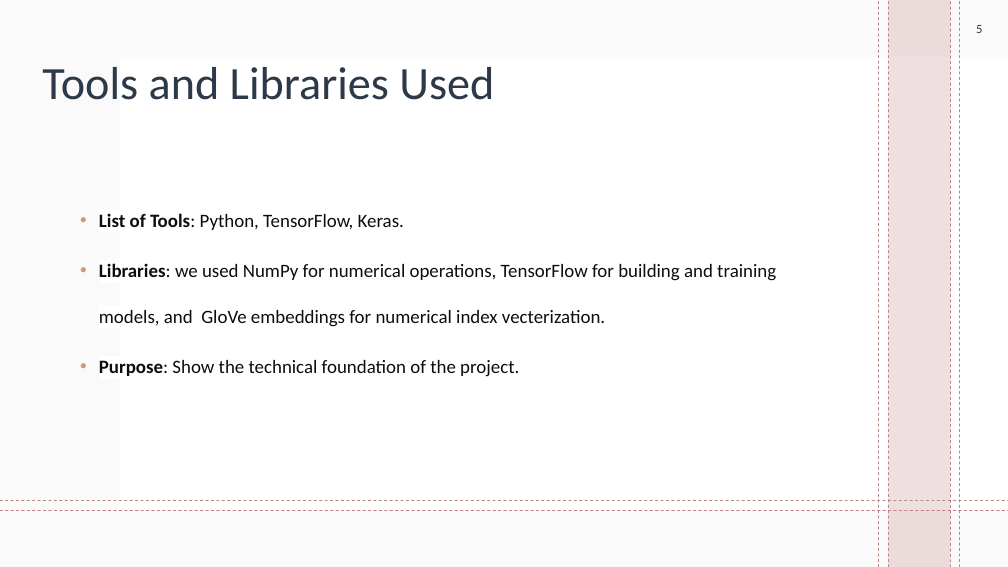
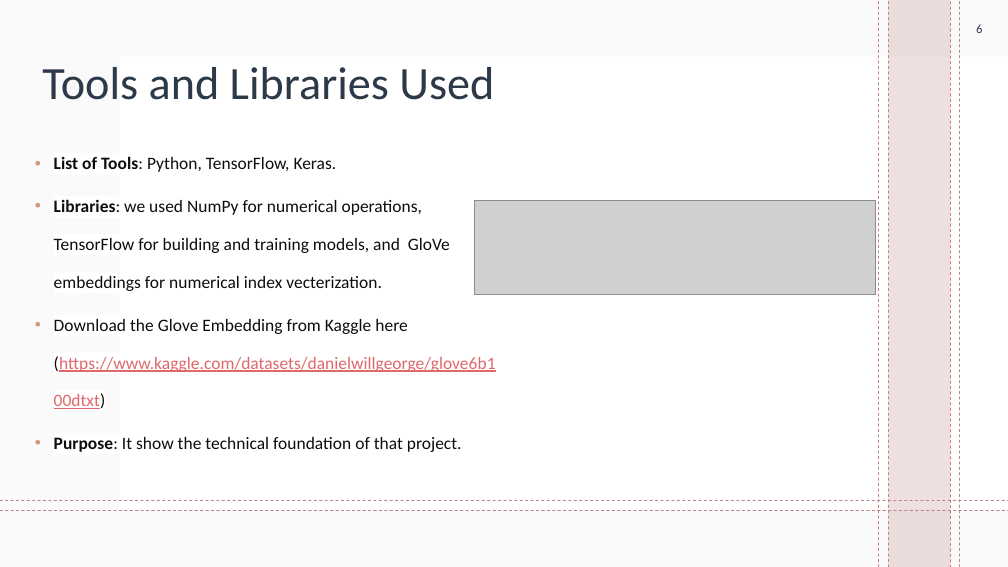
Before and after one commit to Hasansattar/Flaskapp_Amazon_Sentiment_Reviews, a slide deck: slide 6 of Amazon Product Review Sentiments presentation.pptx (slide 5 before the commit). Drawn at 1008x567 pixels with LibreOffice and Linux fonts; fonts in the diff are those of the drawing; grey boxes stand for pictures; background and template pictures are left out. Boxes give left, top, right and bottom in pixels: in the first picture for what was removed or moved away, otherwise in the second. Text is boxed around its words. In the diff, an @@ line names an element or a change of style, - is before the commit and + after.

```diff
--- a/Amazon Product Review Sentiments presentation.pptx
+++ b/Amazon Product Review Sentiments presentation.pptx
@@ page number at [976,24,982,33]: text changed @@
-5
+6
@@ text "List of Tools: Python, TensorFlow, ...": place and size @@
-text "List of Tools: Python, TensorFlow, ..." at [99,213,776,377]
+text "List of Tools: Python, TensorFlow, ..." at [54,156,496,452]
@@ text at [54,156,450,291]: size 18 to 16.6 pt in "List of Tools: Python, TensorFlow, Keras.", "Libraries: we used NumPy for numerical operations, ..."; line spacing 2 to 1.8 @@
@@ picture added at [475,200,876,294] @@
@@ text at [54,319,496,452]: text changed; size 18 to 16.6 pt @@
-  • Purpose: Show the technical foundation of the project.
+  • Download the Glove Embedding from Kaggle here (https://www.kaggle.com/datasets/danielwillgeorge/glove6b100dtxt)
+  • Purpose: It show the technical foundation of that project.
```
Also in this commit, not shown: 10 other slides changed, 1 slide added, 1 other file.
